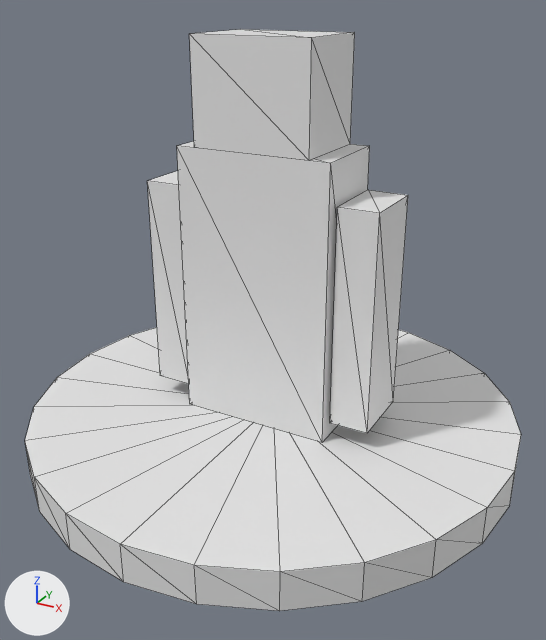
Before and after pictures for a commit that changed the OBJ model tts/models/hams-soldier.obj.
Both versions are drawn from a 50 mm lens placed at (0.87, -1.583, 1.143), pointed at (0.03, -0.056, 0.379). Arrows for +X, +Y and +Z are at lower left; the lights stay in place. The picture after the commit comes second. Mesh edges are drawn as thin lines. Where no turn or scale is listed for an object, it has been applied to the vertices.

Before the edit, the objects in view are built like this:
```python
me_hams_soldier = bpy.data.meshes.new('hams_soldier')
me_hams_soldier.from_pydata(...)  # a 24-sided cylinder along z spanning x -0.65..0.65, y -0.65..0.65, z 0.0..0.1; a box spanning x -0.2..0.2, y -0.11..0.11, z 0.1..0.8; a box spanning x -0.15..0.15, y -0.11..0.11, z 0.8..1.05; a box spanning x -0.31..-0.21, y -0.09..0.09, z 0.15..0.7; a box spanning x 0.21..0.31, y -0.09..0.09, z 0.15..0.7
ob_hams_soldier = bpy.data.objects.new('hams_soldier', me_hams_soldier)
ob_hams_soldier.location = (0.0, 0.0, 0.0)
```
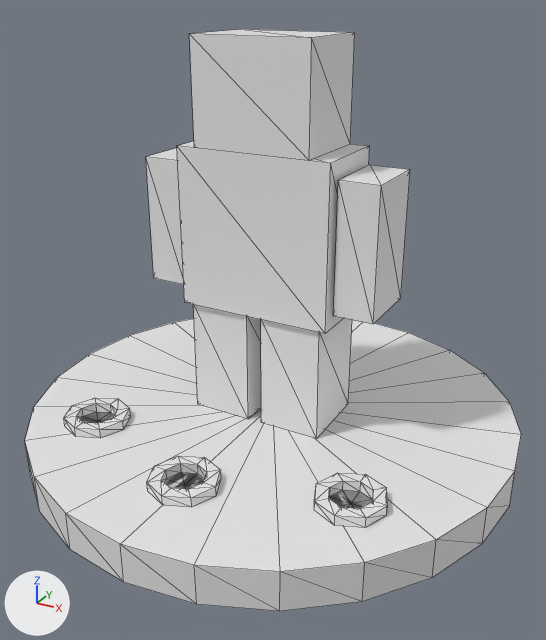
Location of each change, (x1, y1, x2, y2) in pixels of the pictures (546 x 640 px):
part 1 of me_hams_soldier, added: after (193, 305, 261, 419)
part 2 of me_hams_soldier, added: after (261, 318, 352, 439)
part 3 of me_hams_soldier, added: after (146, 148, 184, 285)
part 4 of me_hams_soldier, added: after (333, 165, 410, 324)
part 5 of me_hams_soldier, added: after (147, 456, 221, 507)
part 6 of me_hams_soldier, added: after (314, 472, 388, 528)
part 7 of me_hams_soldier, deleted: before (330, 190, 408, 433)
part 8 of me_hams_soldier, cut back: before (147, 146, 370, 443); after (64, 146, 370, 438)

What the commit changed:
me_hams_soldier is used by ob_hams_soldier; location (0.0, 0.0, 0.0).
me_hams_soldier had 82 vertices, 144 faces and spanned x -0.65..0.65, y -0.65..0.65, z 0.0..1.05.
me_hams_soldier now has 197 vertices, 336 faces and spans x -0.65..0.65, y -0.65..0.65, z 0.0..1.05.
me_hams_soldier part 1: a new loose piece, a box spanning x -0.18..-0.02, y -0.1..0.1, z 0.1..0.4.
me_hams_soldier part 2: a new loose piece, a box spanning x 0.02..0.18, y -0.1..0.1, z 0.1..0.4.
me_hams_soldier part 3: a new loose piece, a box spanning x -0.31..-0.21, y -0.09..0.09, z 0.44..0.76.
me_hams_soldier part 4: a new loose piece, a box spanning x 0.21..0.31, y -0.09..0.09, z 0.44..0.76.
me_hams_soldier part 5: a new loose piece of 33 vertices spanning x -0.085..0.085, y -0.505..-0.335, z 0.1..0.125.
me_hams_soldier part 6: a new loose piece of 33 vertices spanning x 0.275..0.445, y -0.385..-0.215, z 0.1..0.125.
me_hams_soldier part 7: the loose piece of 8 vertices spanning x 0.21..0.31, y -0.09..0.09, z 0.15..0.7 is deleted.
Part 8, on me_hams_soldier:
7 vertices are removed from x -0.31..-0.21, y -0.09..0.09, z 0.15..0.7.
12 faces are deleted.
4 vertices in x -0.2..0.2, y -0.11..0.11, z 0.1 move by (0.0, 0.0, 0.3).
1 vertex moves from x -0.21, y -0.09, z 0.15 to x -0.412, y -0.3, z 0.125.
17 vertices are added at x -0.445..-0.275, y -0.385..-0.215, z 0.1.
15 new vertices lie (0.0, 0.0, 0.025) away from vertices in x -0.445..-0.275, y -0.385..-0.215, z 0.1.
56 new faces join them.
